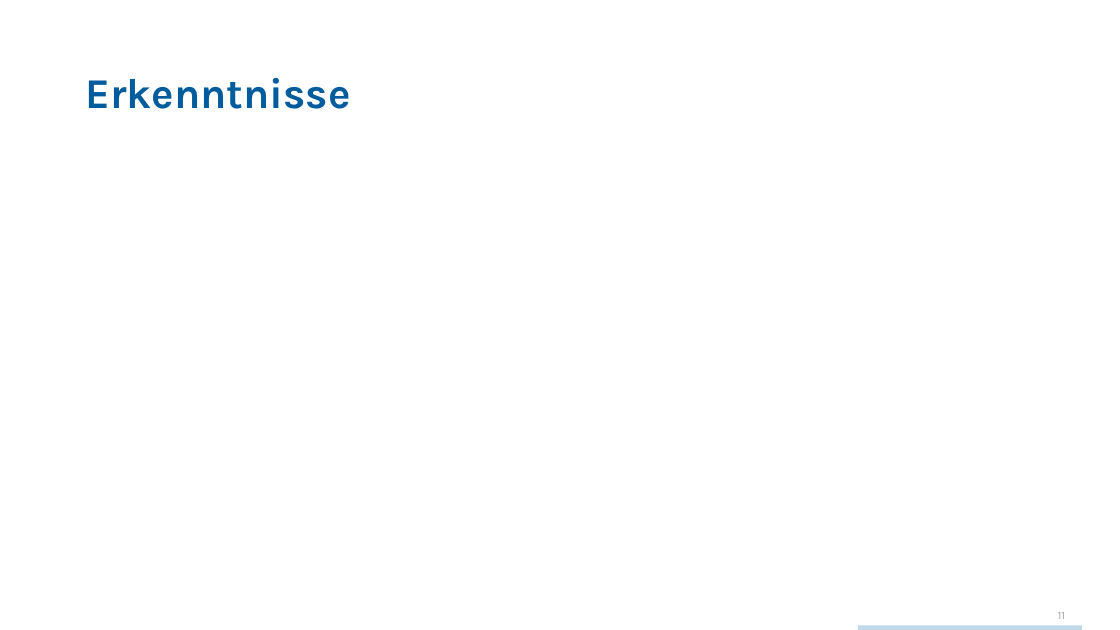
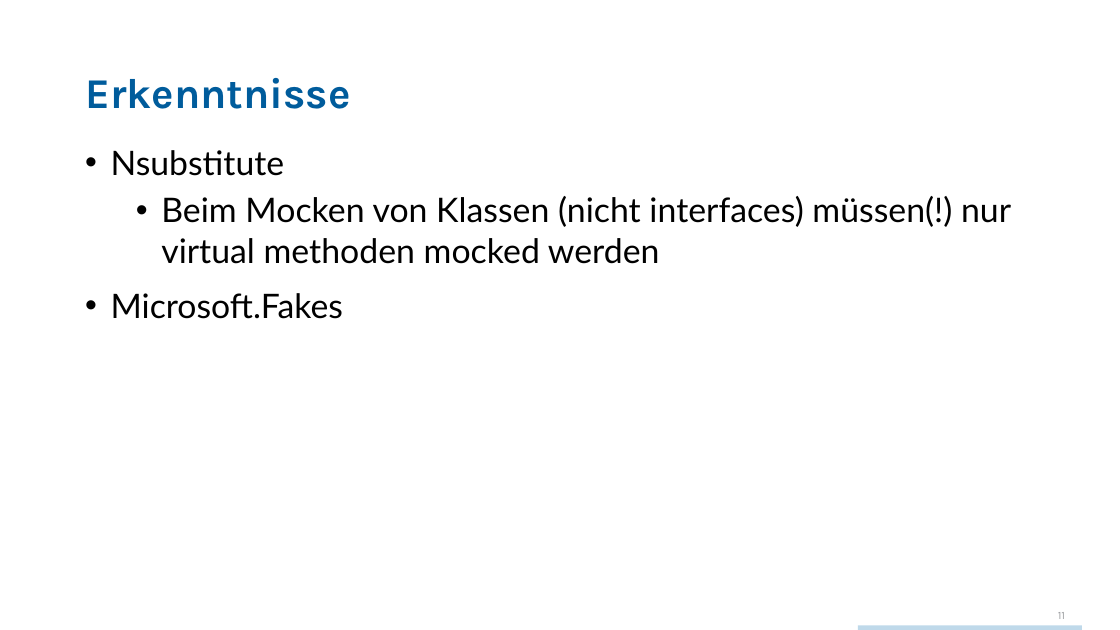
Before and after one commit to techtalk/CodingDojos, a slide deck: slide 11 of Mocking/CodingDojo_Mocking.pptx. Drawn at 1120x630 pixels with LibreOffice and Linux fonts; fonts in the diff are those of the drawing; background and template pictures are left out. Boxes give left, top, right and bottom in pixels: in the first picture for what was removed or moved away, otherwise in the second. Text is boxed around its words. In the diff, an @@ line names an element or a change of style, - is before the commit and + after.

```diff
--- a/Mocking/CodingDojo_Mocking.pptx
+++ b/Mocking/CodingDojo_Mocking.pptx
@@ text added at (x1=111, y1=150, x2=1011, y2=319), 29 pt, text #000000 @@
+• Nsubstitute
+  • Beim Mocken von Klassen (nicht interfaces) müssen(!) nur virtual methoden mocked werden
+• Microsoft.Fakes
```
Also in this commit, not shown: 15 other files.
